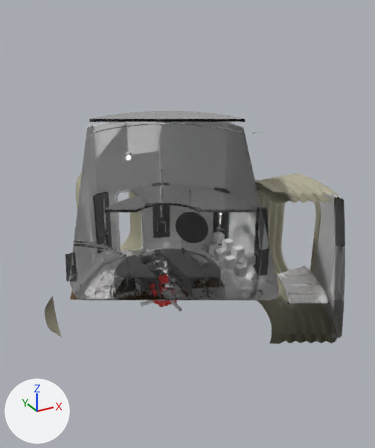
Two versions of the FBX model public/models/rooms_group.fbx, one commit apart.
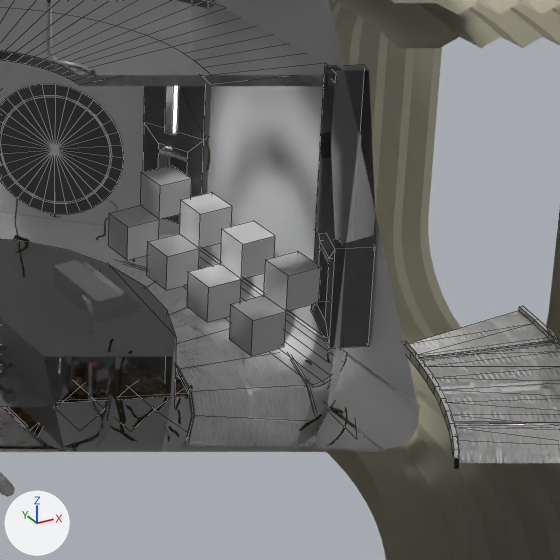
Each version is shown from a 50 mm lens placed at (-0.1045, -0.2114, 0.141), pointed at (0.0189, 0.0129, 0.0288), then close up on the part from 48% to 84% of the width and 43% to 73% of the height. The axes (+X, +Y, +Z) are drawn at lower left. The lights are the same throughout. The last two pictures show the newer version. The close-ups show mesh edges as thin lines. Everything nearer to the camera than a plane just in front of the edit is cut away. Objects named as collision shapes, trigger or cutter boxes, shadow casters or lower levels of detail are left out. Where no turn or scale is listed for an object, it has been applied to the vertices.

Objects in the first close-up: 'bit_0', 'grating', 'panels', 'panels.001', 'plants', 'platform_1', 'room_03_central_console', 'room_03_seals', 'room_04_power_platform', 'room_04_scrubbers', 'room_walkway_support1', 'switch_0' and 20 more.
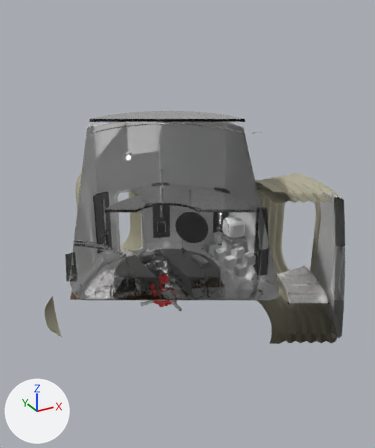
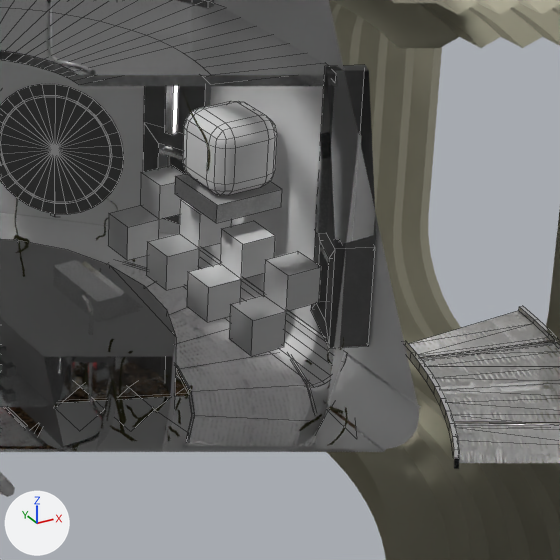
What differs and where, as boxes [x1, y1, x2, y2] in the close-ups (560 x 560 px):
```json
{"object": "platform_glass", "change": "added", "after": [183, 101, 277, 195]}
{"object": "platform", "change": "added", "after": [175, 175, 282, 223]}
{"object": "platform_base", "change": "added", "after": [175, 174, 282, 223]}
```

Edits to the scene script, one JSON object a line:
```json
{"op": "add", "block": "me_mesh_018_1", "code": ["me_mesh_018_1 = bpy.data.meshes.new('Mesh.018')", "me_mesh_018_1.from_pydata(...)  # 96 vertices, 98 faces; spans x -0.005..0.005, y -0.005..0.005, z -0.005..0.005", "me_mesh_018_1.materials.append(mat_glass)"]}
{"op": "add", "block": "me_mesh_007_1", "code": ["me_mesh_007_1 = bpy.data.meshes.new('Mesh.007')", "me_mesh_007_1.from_pydata(...)  # a box spanning x -0.005..0.005, y -0.005..0.005, z -0.00125..0.00125", "me_mesh_007_1.materials.append(mat_lambert1)  # grey #bcbcbc"]}
{"op": "add", "block": "me_mesh_019_1", "code": ["me_mesh_019_1 = bpy.data.meshes.new('Mesh.019')", "me_mesh_019_1.from_pydata(...)  # a box spanning x -0.005..0.005, y -0.005..0.005, z -0.0025..0.0", "me_mesh_019_1.materials.append(mat_white_plastic_material)  # white #ffffff"]}
{"op": "add", "block": "ob_platform_glass", "code": ["ob_platform_glass = bpy.data.objects.new('platform_glass', me_mesh_018_1)", "ob_platform_glass.location = (0.04, 0.0, 0.0275)"]}
{"op": "add", "block": "ob_platform", "code": ["ob_platform = bpy.data.objects.new('platform', me_mesh_007_1)", "ob_platform.location = (0.04, 0.0, 0.0213)"]}
{"op": "add", "block": "ob_platform_base", "code": ["ob_platform_base = bpy.data.objects.new('platform_base', me_mesh_019_1)", "ob_platform_base.location = (0.04, 0.0, 0.0225)"]}
```
